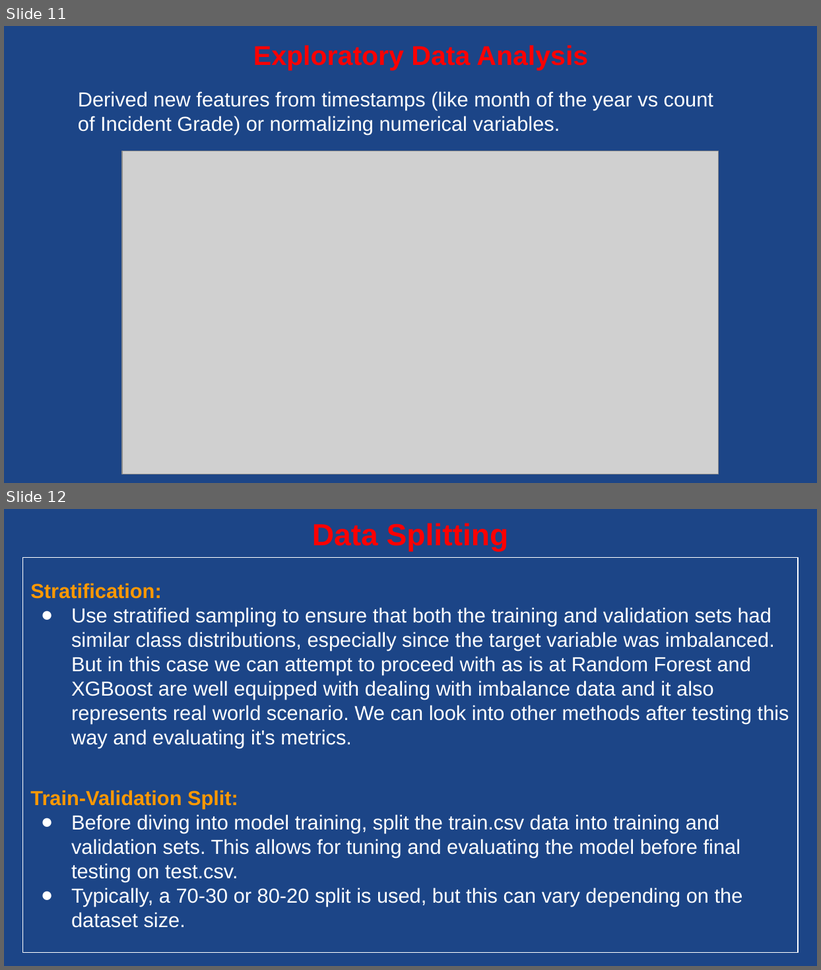
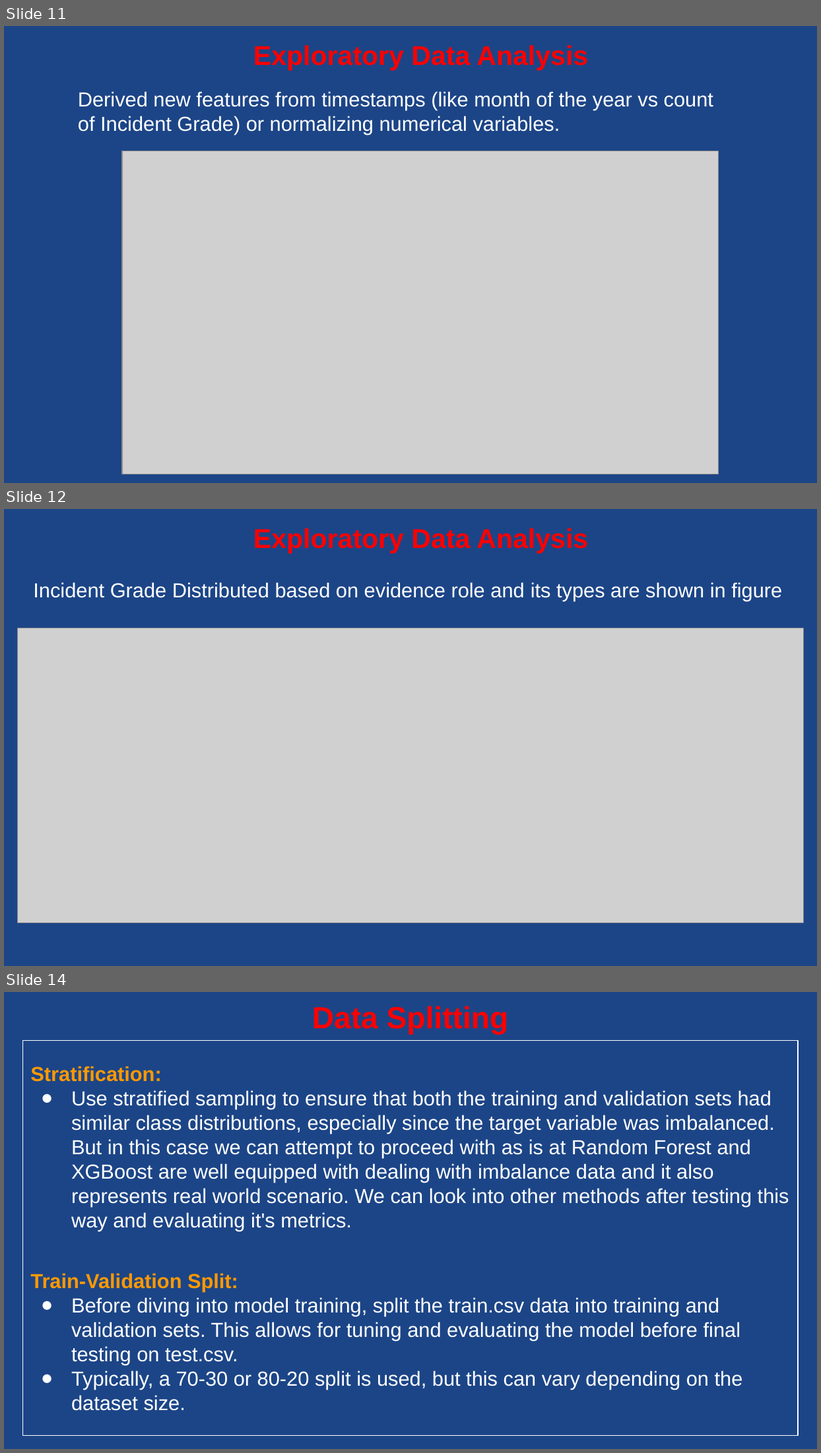
Before and after one commit to Gengatharan1/Gengatharan1-ds_microsoft_cybersecurity_analysis, a slide deck: Microsoft Cybersecurity Incident.pptx. Shown one above the other, each under a label of ours: slides 11 and 12 before the commit, slides 11, 12 and 14 after it; the slides between them are not shown. The pictures are 821x970 and 821x1453 pixels, drawn with LibreOffice and Linux fonts; fonts in the diff are those of the drawing; grey boxes stand for pictures. Boxes give left, top, right and bottom in pixels: in the first picture for what was removed or moved away, otherwise in the second. Text is boxed around its words. In the diff, an @@ line names an element or a change of style, - is before the commit and + after.

```diff
--- a/Microsoft Cybersecurity Incident.pptx
+++ b/Microsoft Cybersecurity Incident.pptx
@@ slide 12 added at [4, 509, 817, 966], background #1C4587 @@
@@ title added at [253, 528, 588, 553], 24 pt, text #FF0000, bold @@
+Exploratory Data Analysis
@@ text added at [33, 582, 782, 601], 18 pt, text #FFFFFF @@
+Incident Grade Distributed based on evidence role and its types are shown in figure
@@ picture added at [18, 628, 804, 923] @@
@@ what was slide 12 is now slide 14 @@
```
Also in this commit, not shown: 3 slides changed, 5 other slides added, 4 slides removed, 3 other files.
